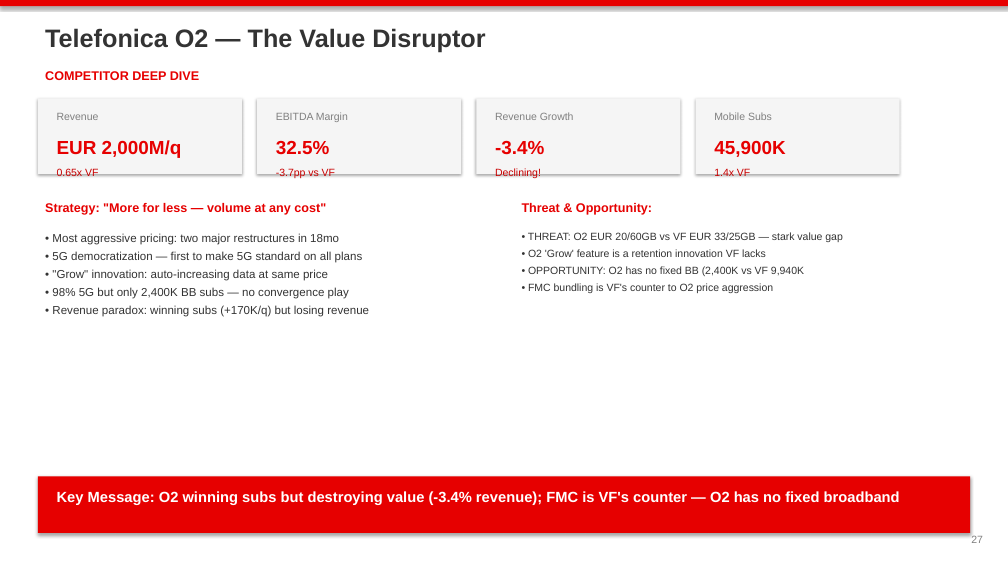
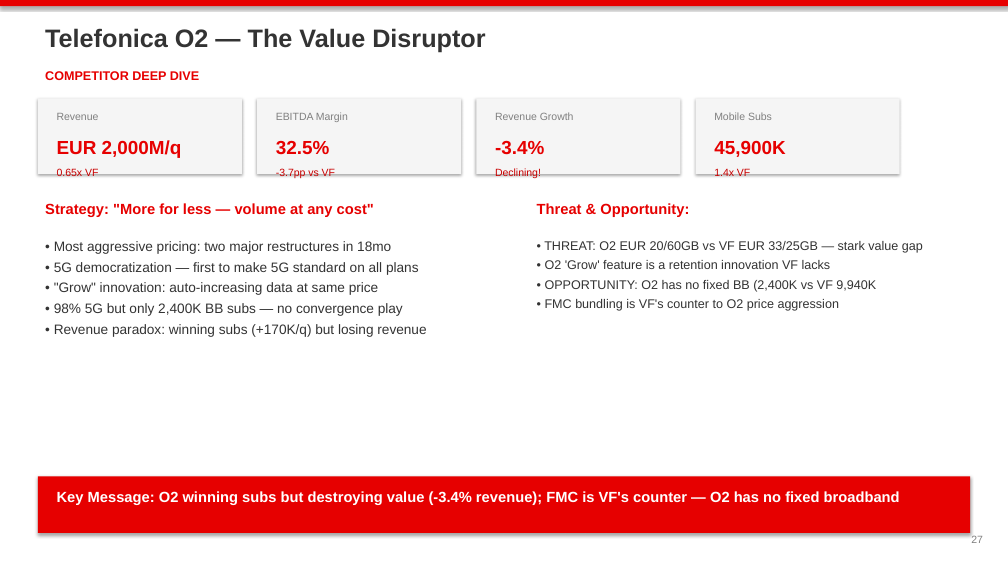
Before and after one commit to mypinseeker/BLM-Financial-Report-Analysis, a slide deck: slide 27 of data/output/blm_vodafone_germany_deep_analysis.pptx. Drawn at 1008x567 pixels with LibreOffice and Linux fonts; fonts in the diff are those of the drawing. Boxes give left, top, right and bottom in pixels: in the first picture for what was removed or moved away, otherwise in the second. Text is boxed around its words. In the diff, an @@ line names an element or a change of style, - is before the commit and + after.

```diff
--- a/data/output/blm_vodafone_germany_deep_analysis.pptx
+++ b/data/output/blm_vodafone_germany_deep_analysis.pptx
@@ text "Strategy: "More for less — ..." at (45,203,374,217): size 12 to 14 pt @@
@@ text "Threat & Opportunity:" at (537,203,689,217): size 12 to 14 pt @@
@@ text "Threat & Opportunity:": place and size @@
-text "Threat & Opportunity:" at (522,203,652,215)
+text "Threat & Opportunity:" at (537,203,689,217)
@@ text "• Most aggressive pricing: two ...": place and size @@
-text "• Most aggressive pricing: two ..." at (52,233,369,317)
+text "• Most aggressive pricing: two ..." at (54,241,426,337)
@@ text "• Most aggressive pricing: two ..." at (54,241,426,337): size 11 to 13 pt @@
@@ text "• THREAT: O2 EUR 20/60GB ...": place and size @@
-text "• THREAT: O2 EUR 20/60GB ..." at (528,232,842,293)
+text "• THREAT: O2 EUR 20/60GB ..." at (544,241,923,311)
@@ text "• THREAT: O2 EUR 20/60GB ..." at (544,241,923,311): size 10 to 12 pt @@
```
Also in this commit, not shown: 5 other slides changed, 3 other files.
